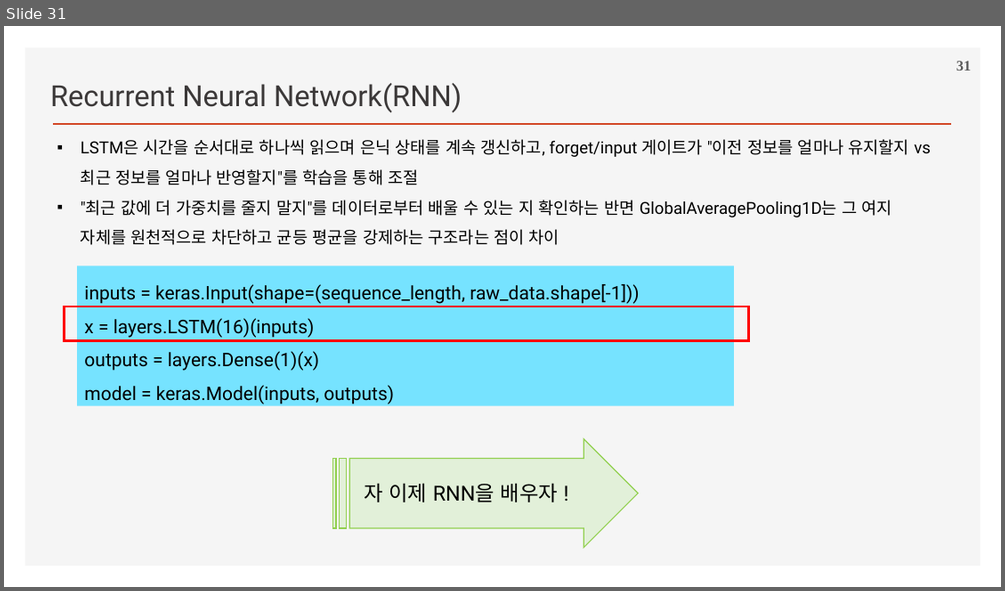
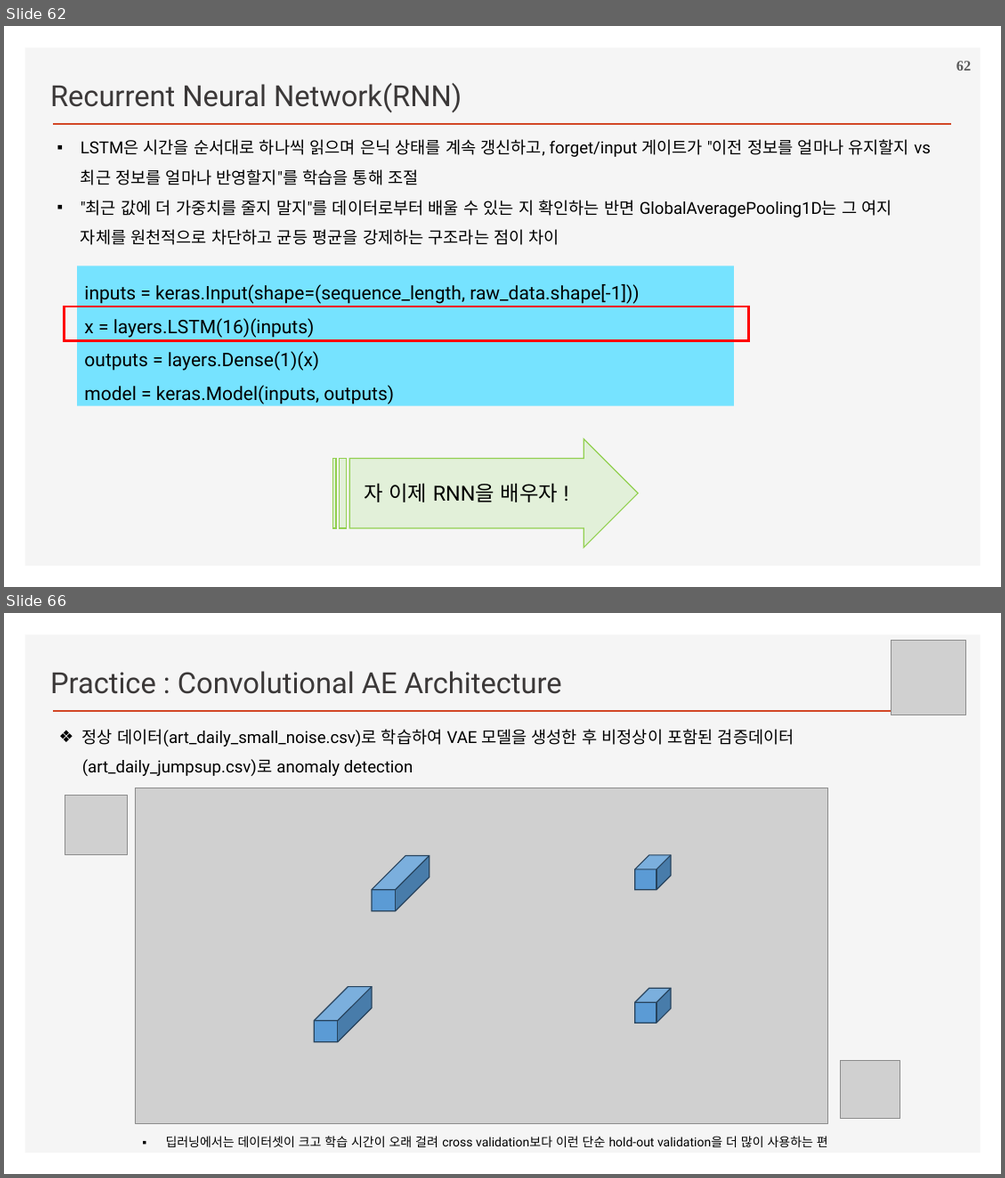
Before and after one commit to ancestor9/2026_Fall_Deep-Learning-with-Python, a slide deck: Chapter 13 Timeseries forecasting.pptx. Shown one above the other, each under a label of ours: slide 31 before the commit, slides 62 and 66 after it; the slides between them are not shown. The pictures are 1005x591 and 1005x1178 pixels, drawn with LibreOffice and Linux fonts; fonts in the diff are those of the drawing; grey boxes stand for pictures; background and template pictures are left out. Boxes give left, top, right and bottom in pixels: in the first picture for what was removed or moved away, otherwise in the second. Text is boxed around its words. In the diff, an @@ line names an element or a change of style, - is before the commit and + after.

```diff
--- a/Chapter 13 Timeseries forecasting.pptx
+++ b/Chapter 13 Timeseries forecasting.pptx
@@ slide 66 added at bbox=[4, 613, 1001, 1174], background #FFFFFF; not listed: 2 template elements that a slide beside it also shows @@
@@ picture added at bbox=[890, 641, 966, 715] @@
@@ text added at bbox=[50, 671, 562, 694], 28 pt, text #3B3838 @@
+Practice : Convolutional AE Architecture
@@ text added at bbox=[82, 729, 794, 776], 16 pt, text #000000 @@
+❖ 정상 데이터(art_daily_small_noise.csv)로 학습하여 VAE 모델을 생성한 후 비정상이 포함된 검증데이터 (art_daily_jumpsup.csv)로 anomaly detection
@@ picture added at bbox=[65, 795, 127, 854] @@
@@ picture added at bbox=[135, 788, 828, 1124] @@
@@ cube added at bbox=[372, 855, 429, 910], fill #5B9BD5, outline #28445D 1 pt @@
@@ cube added at bbox=[635, 855, 671, 890], fill #5B9BD5, outline #28445D 1 pt @@
@@ cube added at bbox=[315, 987, 372, 1042], fill #5B9BD5, outline #28445D 1 pt @@
@@ cube added at bbox=[635, 988, 671, 1022], fill #5B9BD5, outline #28445D 1 pt @@
@@ picture added at bbox=[840, 1061, 900, 1119] @@
@@ text added at bbox=[166, 1135, 828, 1147], 12 pt, text #000000 @@
+▪ 딥러닝에서는 데이터셋이 크고 학습 시간이 오래 걸려 cross validation보다 이런 단순 hold-out validation을 더 많이 사용하는 편
@@ what was slide 31 is now slide 62 @@
@@ page number at bbox=[956, 61, 971, 70]: text changed @@
-31
+62
```
Also in this commit, not shown: 4 slides changed, 5 other slides added.
